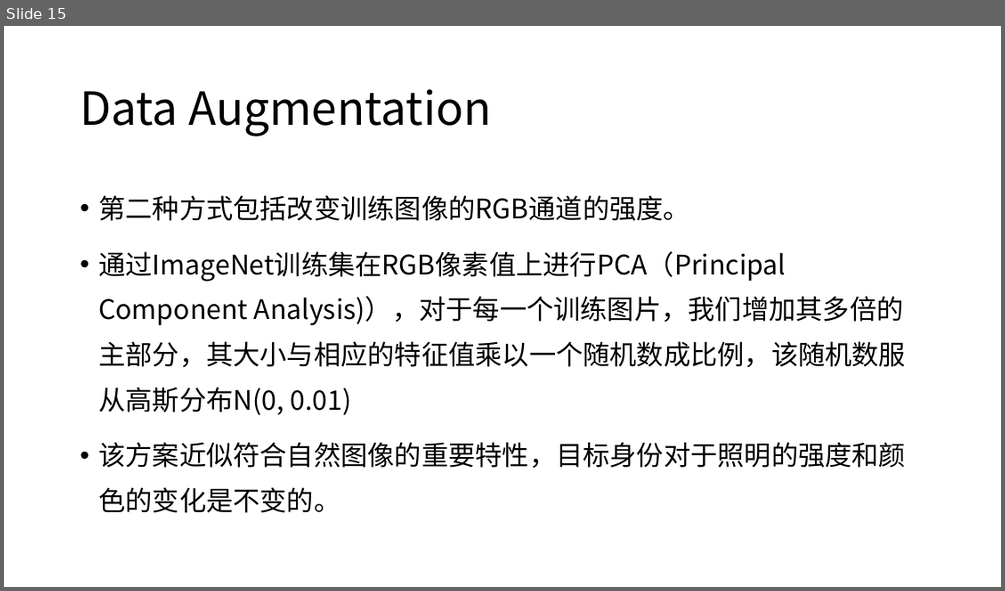
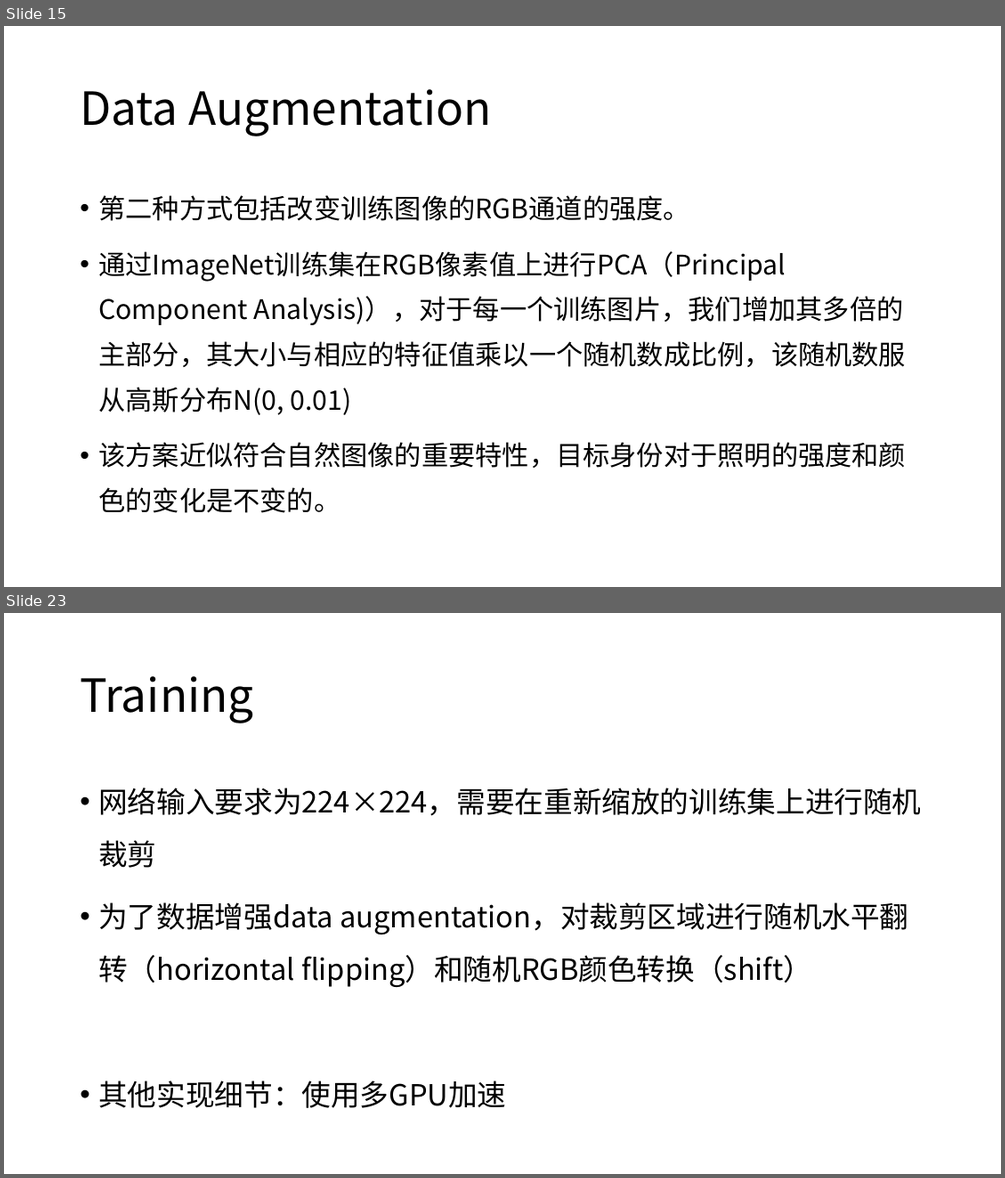
Before and after one commit to XianzhengWU/deeplearning_papernotes, a slide deck: 四篇论文笔记汇总.pptx. Shown one above the other, each under a label of ours: slide 15 before the commit, slides 15 and 23 after it; the slides between them are not shown. The pictures are 1005x591 and 1005x1178 pixels, drawn with LibreOffice and Linux fonts; fonts in the diff are those of the drawing. Boxes give left, top, right and bottom in pixels: in the first picture for what was removed or moved away, otherwise in the second. Text is boxed around its words. In the diff, an @@ line names an element or a change of style, - is before the commit and + after.

```diff
--- a/四篇论文笔记汇总.pptx
+++ b/四篇论文笔记汇总.pptx
@@ slide 23 added at (4,613,1001,1174), background #FFFFFF @@
@@ title added at (80,676,253,723), 44 pt, text #000000 @@
+Training
@@ text added at (98,787,921,1108), 28 pt, text #000000 @@
+• 网络输入要求为224×224，需要在重新缩放的训练集上进行随机裁剪
+• 为了数据增强data augmentation，对裁剪区域进行随机水平翻转（horizontal ﬂipping）和随机RGB颜色转换（shift）
+• 其他实现细节：使用多GPU加速
```
Also in this commit, not shown: 13 other slides added, 5 slides removed, 6 other files.
